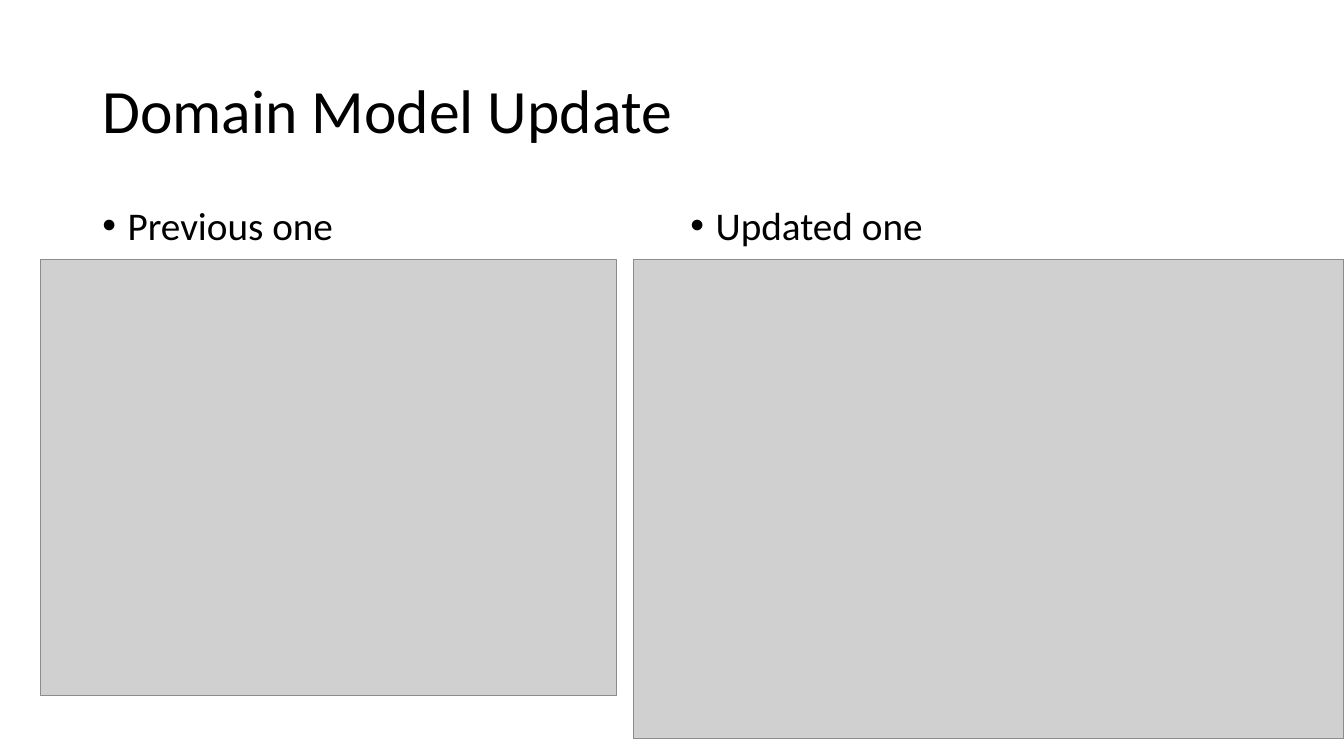
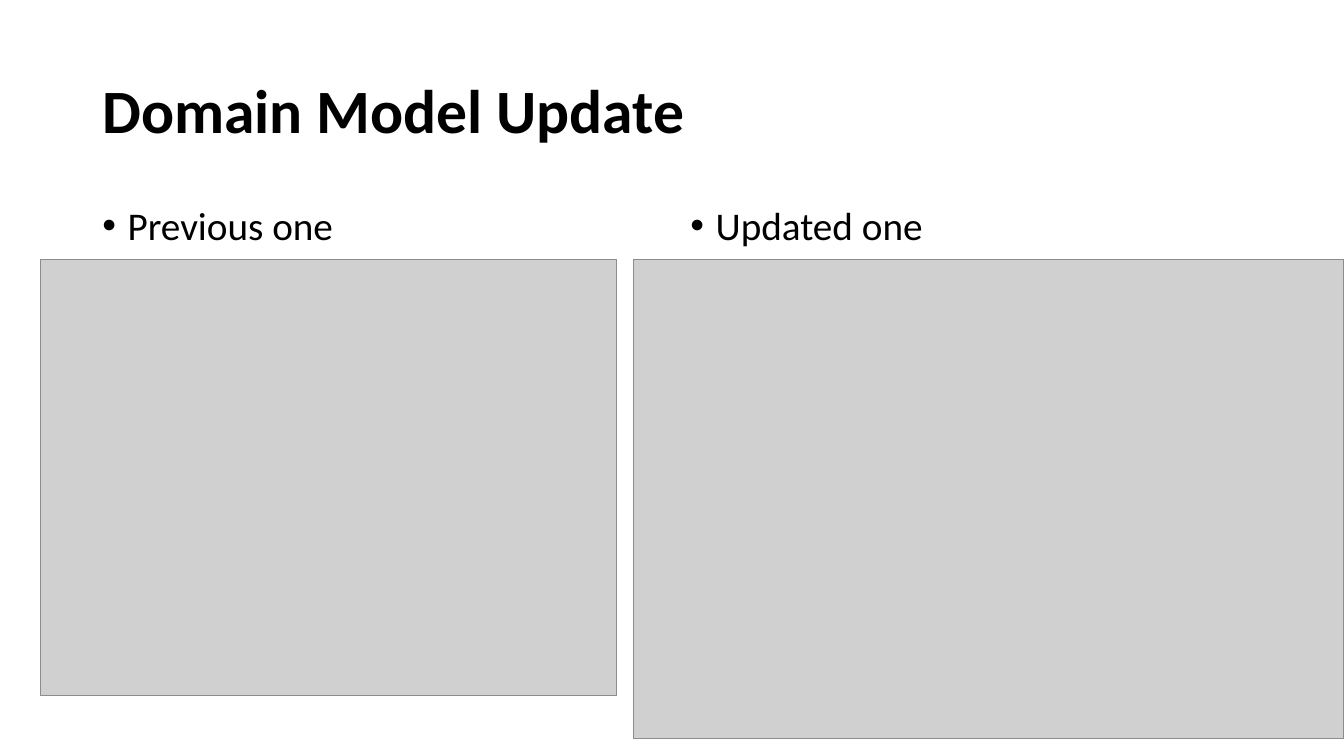
Before and after one commit to Chris-Schaffer/cs414-f18-001-stringCheese, a slide deck: slide 6 of Documents P3/CS 414 Rollerball Project 03.pptx. Drawn at 1344x756 pixels with LibreOffice and Linux fonts; fonts in the diff are those of the drawing; grey boxes stand for pictures. Boxes give left, top, right and bottom in pixels: in the first picture for what was removed or moved away, otherwise in the second. Text is boxed around its words. In the diff, an @@ line names an element or a change of style, - is before the commit and + after.

```diff
--- a/Documents P3/CS 414 Rollerball Project 03.pptx
+++ b/Documents P3/CS 414 Rollerball Project 03.pptx
@@ title "Domain Model Update" at <box>102,89,685,143</box>: bold on @@
```
Also in this commit, not shown: 7 other slides changed.
